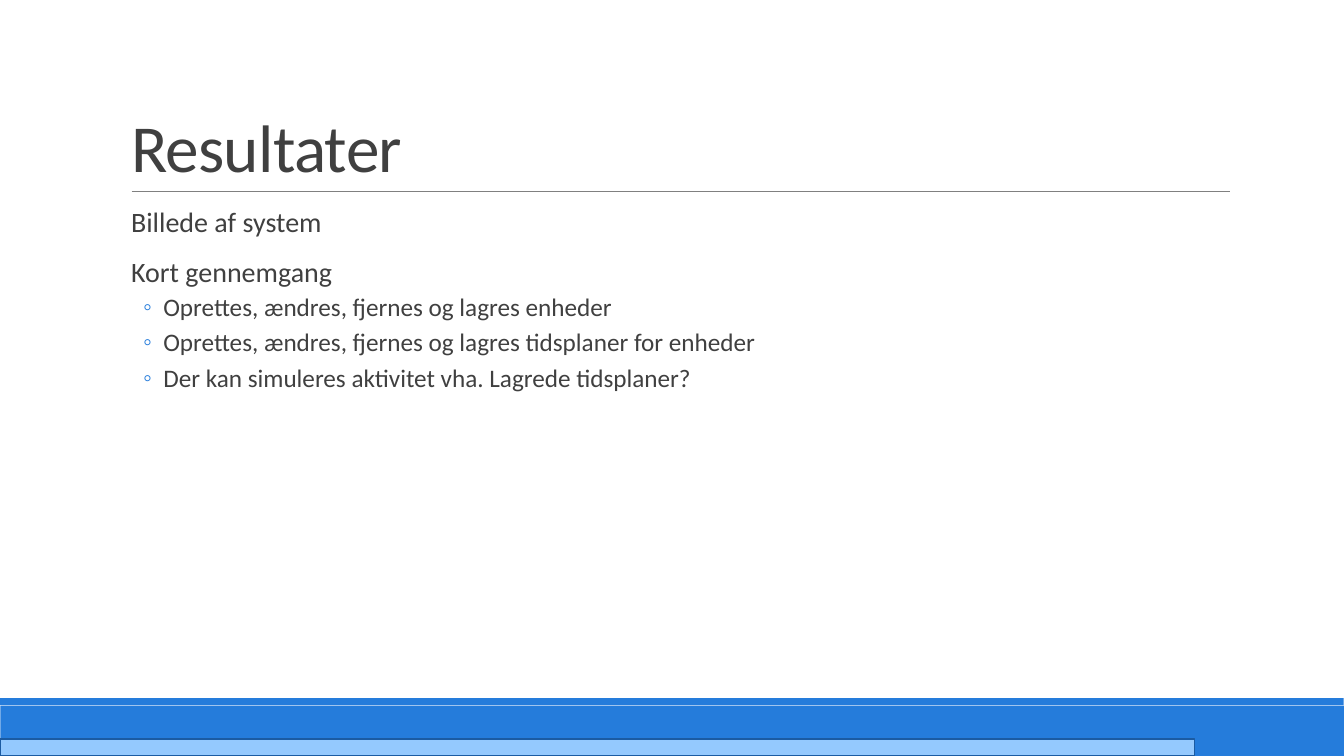
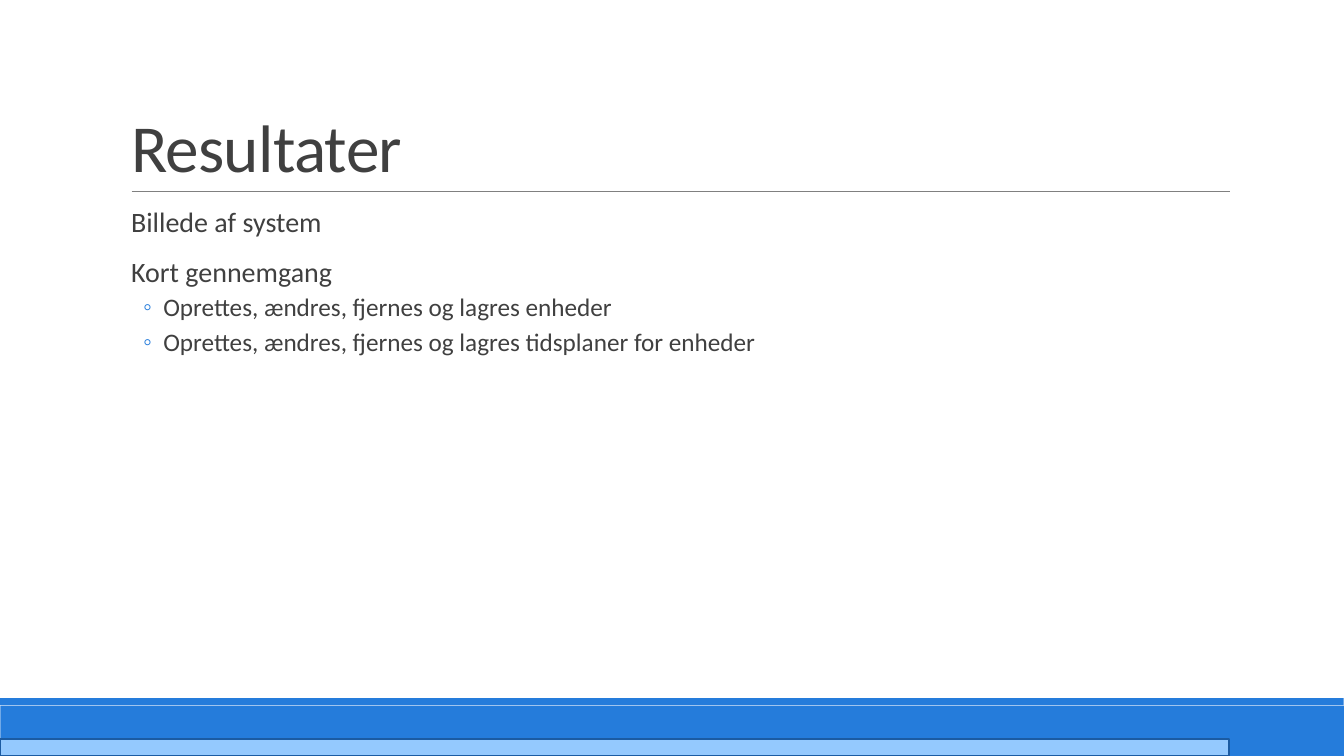
Before and after one commit to PRJ2GR15/Rapport, a slide deck: slide 33 of Fremlæggelse/Fremlæggelse.pptm (slide 32 before the commit). Drawn at 1344x756 pixels with LibreOffice and Linux fonts; fonts in the diff are those of the drawing. Boxes give left, top, right and bottom in pixels: in the first picture for what was removed or moved away, otherwise in the second. Text is boxed around its words. In the diff, an @@ line names an element or a change of style, - is before the commit and + after.

```diff
--- a/Fremlæggelse/Fremlæggelse.pptm
+++ b/Fremlæggelse/Fremlæggelse.pptm
@@ text at <box>163,369,690,392</box>: paragraph removed @@
-  ◦ Der kan simuleres aktivitet vha. Lagrede tidsplaner?
@@ rectangle: place and size @@
-rectangle at <box>0,739,1195,756</box>
+rectangle at <box>0,739,1229,756</box>
```
Also in this commit, not shown: 30 other slides changed, 1 slide added, 1 slide removed, 2 other files.
